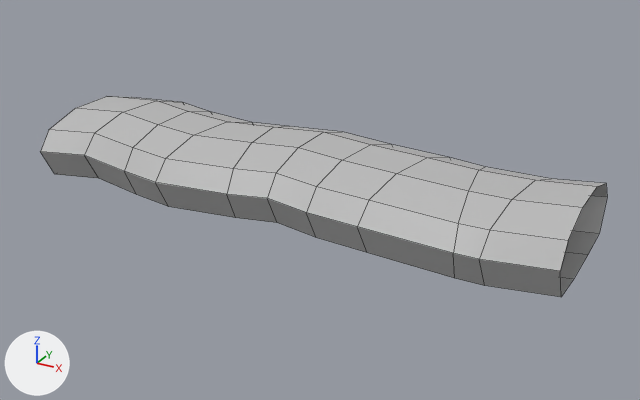
Two versions of the FBX model demo project/ArtAssets/Models/Tunnel_Straight_01.fbx, one commit apart.
Camera for both pictures: a camera (50 mm lens) standing at (3.69, -6.45, 3.31) and looking at (0.15, -0.02, 0.09). Arrows for +X, +Y and +Z are at lower left; the lights stay in place. Mesh edges are drawn as thin lines. Where no turn or scale is listed for an object, it has been applied to the vertices.

Script lines for the objects in view, before the commit:
```python
me_mesh = bpy.data.meshes.new('Mesh')
me_mesh.from_pydata(...)  # 110 vertices, 100 faces; spans x -2.5..2.5, y -0.86..0.87, z -0.31..0.29
me_mesh.materials.append(mat_lambert1)  # grey #bcbcbc
ob_pcylinder1 = bpy.data.objects.new('pCylinder1', me_mesh)
ob_pcylinder1.location = (0.0, 0.0, 0.317)
```
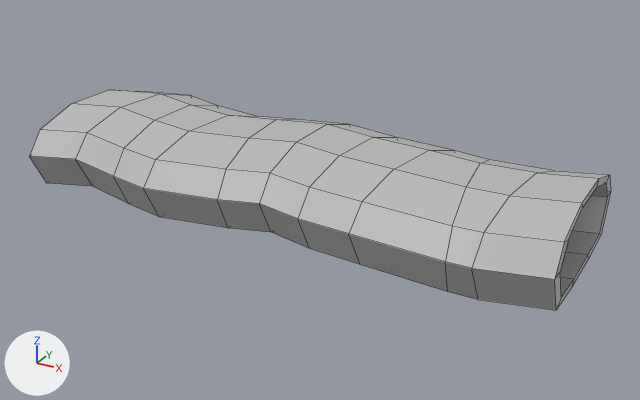
Commit message: All tunnels except spiral now thicker

What differs and where, as boxes [x1, y1, x2, y2] in the pictures (640 x 400 px):
'pCylinder1', reshaped (9% taller): before [40, 96, 607, 297]; after [29, 90, 611, 310]
part 1 of me_mesh, added: after [29, 90, 611, 310]

Edits to the bpy script that builds the scene:
```text
Change me_mesh:
    used by ob_pcylinder1; location = (0.0, 0.0, 0.317)
    remove me_mesh.from_pydata(...)  # 110 vertices, 100 faces; spans x -2.5..2.5, y -0.86..0.87, z -0.31..0.29
    add me_mesh.from_pydata(...)  # 220 vertices, 220 faces; spans x -2.5..2.5, y -1.02..1.03, z -0.37..0.35
    me_mesh part 1
    104 vertices are added at x -2.5..2.5, y -1.02..1.03, z -0.37..0.35
    6 new vertices lie (0.05, 0.55, 0.0) away from vertices in x -2.0..1.99, y -0.41..-0.13, z -0.37..0.35
    120 new faces join them
```
